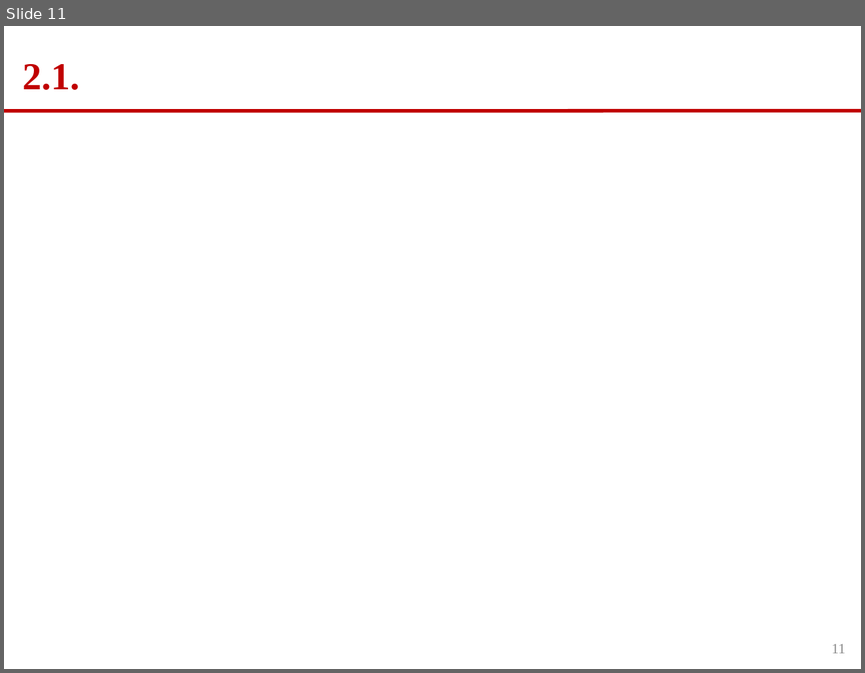
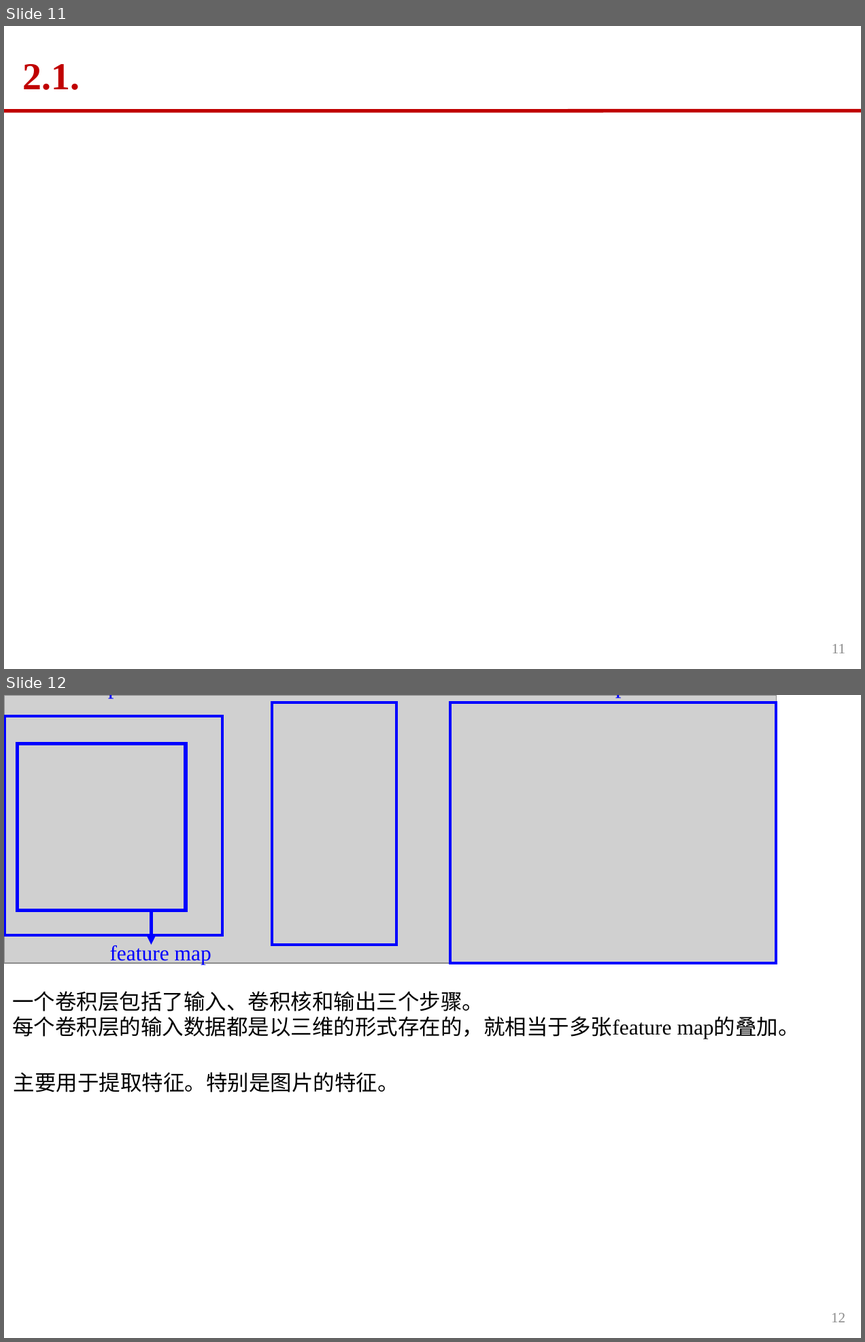
Before and after one commit to yqyang733/ML, a slide deck: ML_Learning_PPT/ML.pptx. Shown one above the other, each under a label of ours: slide 11 before the commit, slides 11 and 12 after it. The pictures are 865x673 and 865x1342 pixels, drawn with LibreOffice and Linux fonts; fonts in the diff are those of the drawing; grey boxes stand for pictures; background and template pictures are left out. Boxes give left, top, right and bottom in pixels: in the first picture for what was removed or moved away, otherwise in the second. Text is boxed around its words. In the diff, an @@ line names an element or a change of style, - is before the commit and + after.

```diff
--- a/ML_Learning_PPT/ML.pptx
+++ b/ML_Learning_PPT/ML.pptx
@@ slide 12 added at [4, 695, 861, 1338], background #FFFFFF @@
@@ picture added at [4, 695, 776, 963] @@
@@ text added at [79, 695, 147, 704], 20 pt, text #0000FF @@
+Input
@@ rectangle added at [272, 702, 396, 945], outline #0000FF 2.25 pt @@
@@ text added at [296, 695, 373, 704], 20 pt, text #0000FF @@
+kernel
@@ rectangle added at [450, 702, 776, 963], outline #0000FF 2.25 pt @@
@@ text added at [571, 695, 655, 702], 20 pt, text #0000FF @@
+Output
@@ rectangle added at [5, 715, 222, 935], outline #0000FF 2.25 pt @@
@@ rectangle added at [17, 744, 186, 911], outline #0000FF 3 pt @@
@@ arrow added from (152, 910) to (152, 945), #0000FF 3 pt @@
@@ text added at [110, 943, 211, 964], 18 pt, text #0000FF @@
+feature map
@@ text added at [12, 991, 800, 1039], 18 pt, text #000000 @@
+一个卷积层包括了输入、卷积核和输出三个步骤。
+每个卷积层的输入数据都是以三维的形式存在的，就相当于多张feature map的叠加。
@@ text added at [14, 1072, 399, 1092], 18 pt, text #000000 @@
+主要用于提取特征。特别是图片的特征。
@@ page number added at [831, 1312, 845, 1322], 12 pt, text #8C8C8C @@
+12
```
Also in this commit, not shown: 1 other file.
